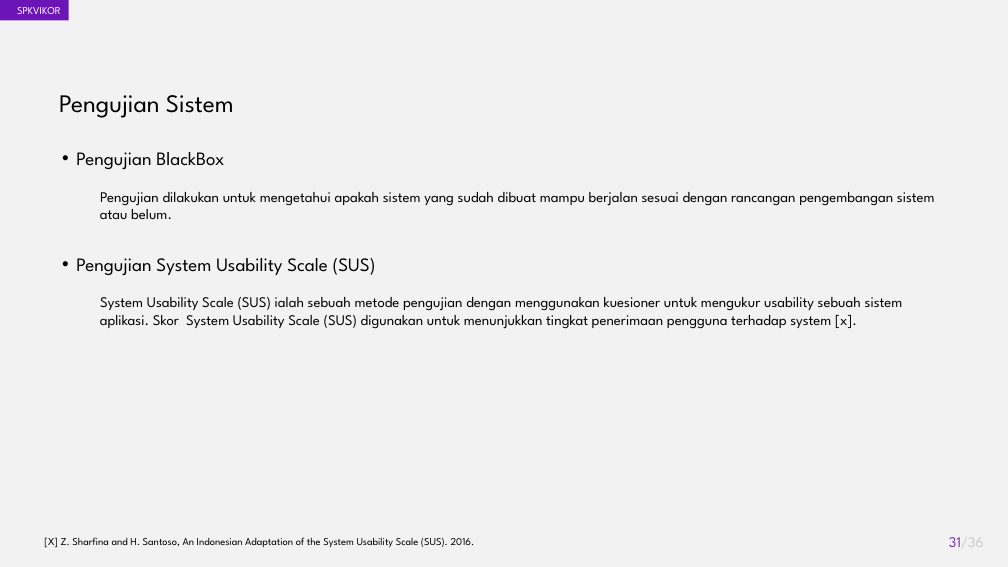
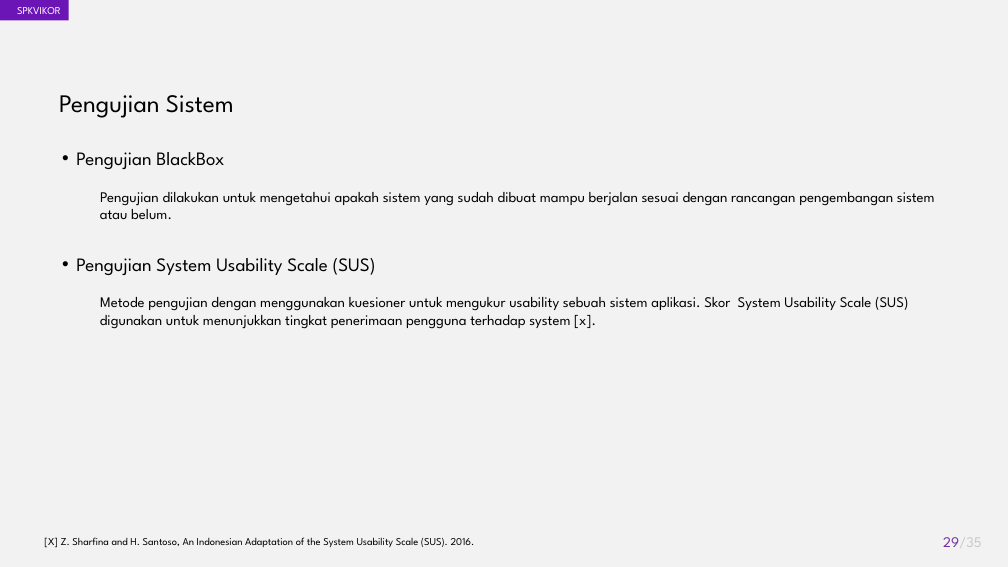
Before and after one commit to akhmadali7/TugasAkhir, a slide deck: slide 29 of PPT - TA - Akhmad Ali Sajidin.pptx (slide 31 before the commit). Drawn at 1008x567 pixels with LibreOffice and Linux fonts; fonts in the diff are those of the drawing. Boxes give left, top, right and bottom in pixels: in the first picture for what was removed or moved away, otherwise in the second. Text is boxed around its words. In the diff, an @@ line names an element or a change of style, - is before the commit and + after.

```diff
--- a/PPT - TA - Akhmad Ali Sajidin.pptx
+++ b/PPT - TA - Akhmad Ali Sajidin.pptx
@@ text at [100,297,908,329]: text changed @@
-System Usability Scale (SUS) ialah sebuah metode pengujian dengan menggunakan kuesioner untuk mengukur usability sebuah sistem aplikasi. Skor System Usability Scale (SUS) digunakan untuk menunjukkan tingkat penerimaan pengguna terhadap system [x].
+Metode pengujian dengan menggunakan kuesioner untuk mengukur usability sebuah sistem aplikasi. Skor System Usability Scale (SUS) digunakan untuk menunjukkan tingkat penerimaan pengguna terhadap system [x].
@@ page number at [943,537,981,547]: text changed @@
-31/36
+29/35
```
Also in this commit, not shown: 12 other slides changed, 1 other file.
